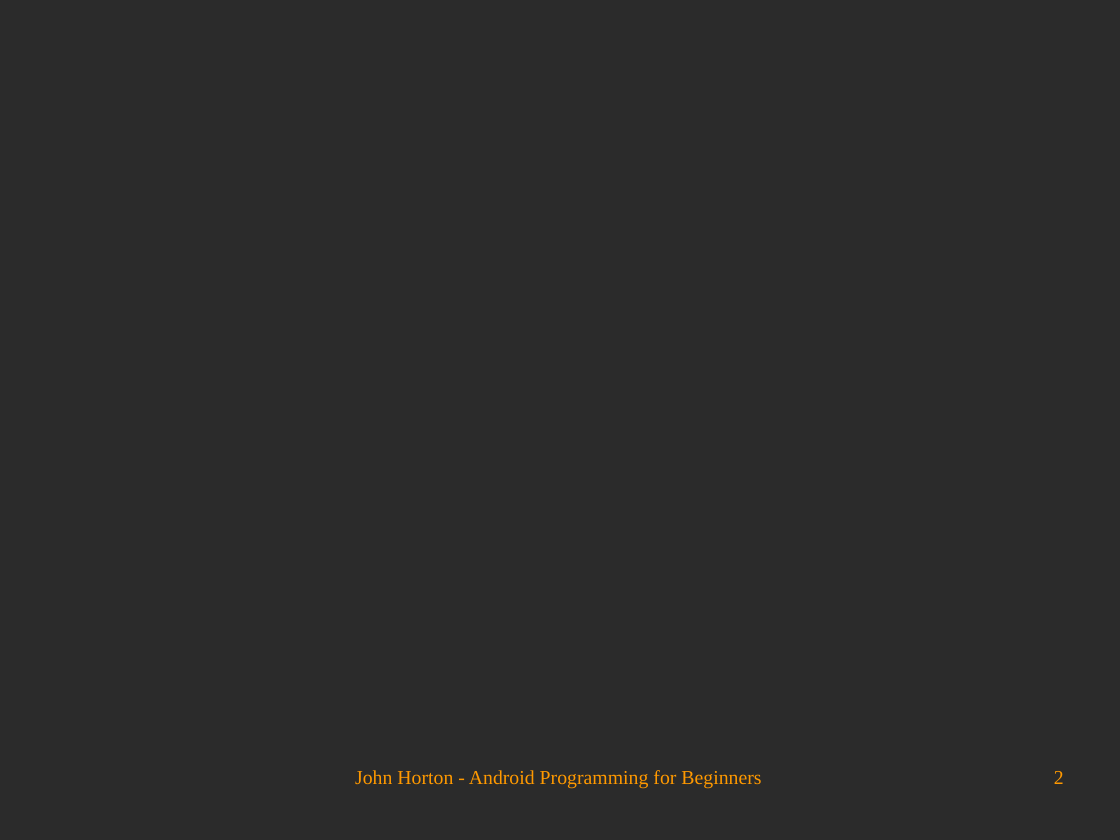
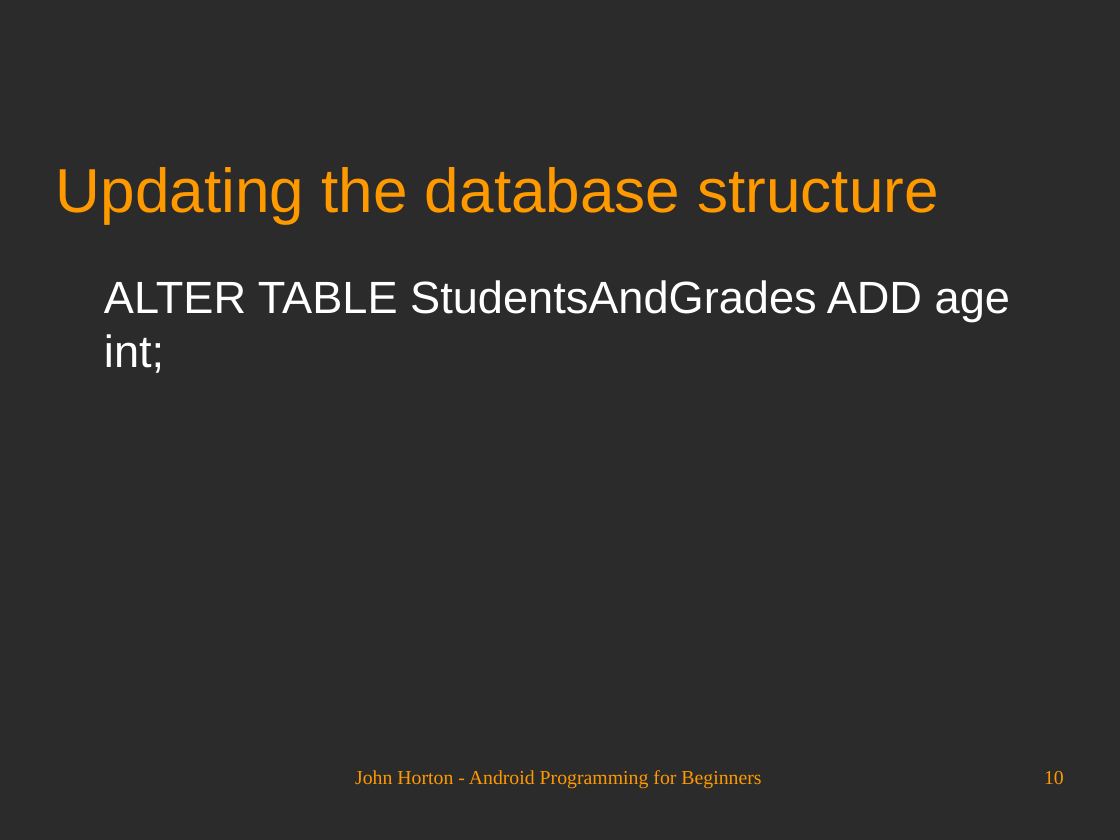
Before and after one commit to Academy-Soft-Intellect/Android-Programming-for-Beginners, a slide deck: slide 10 of 23_Using_SQLite_Databases_in_Our_Apps.odp (slide 2 before the commit). Drawn at 1120x840 pixels with LibreOffice and Linux fonts; fonts in the diff are those of the drawing; background and template pictures are left out; a plain dark background stands for a picture behind light text. Boxes give left, top, right and bottom in pixels: in the first picture for what was removed or moved away, otherwise in the second. Text is boxed around its words. In the diff, an @@ line names an element or a change of style, - is before the commit and + after.

```diff
--- a/23_Using_SQLite_Databases_in_Our_Apps.odp
+++ b/23_Using_SQLite_Databases_in_Our_Apps.odp
@@ title added at box(56, 167, 938, 223), 44 pt, text #FF9900 @@
+Updating the database structure
@@ text added at box(104, 280, 1010, 373), 32 pt, text #FFFFFF @@
+ALTER TABLE StudentsAndGrades ADD age int;
@@ page number at box(1044, 771, 1064, 784): text changed @@
-2
+10
```
Also in this commit, not shown: 1 other slide changed, 11 slides added.
